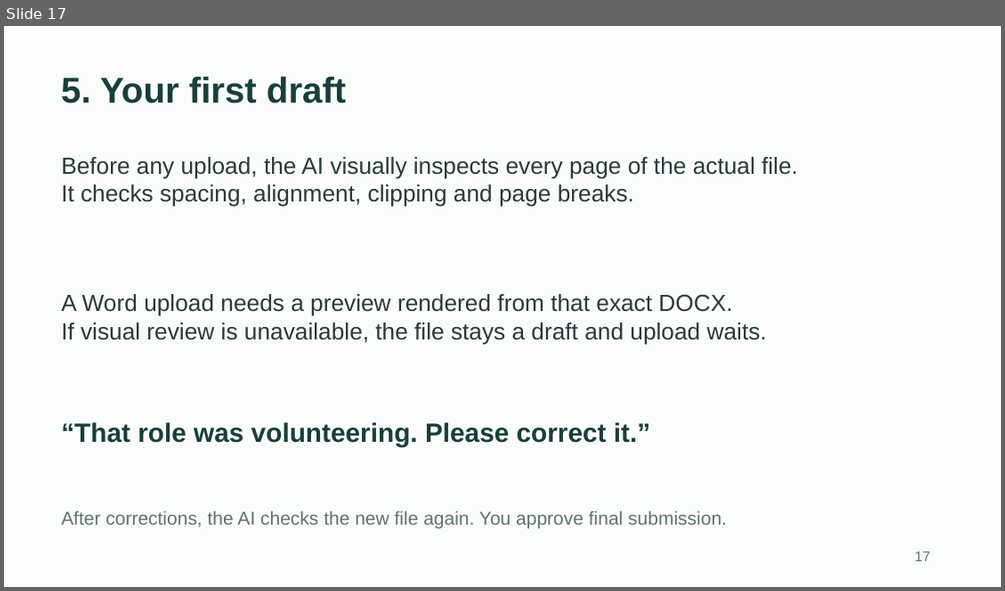
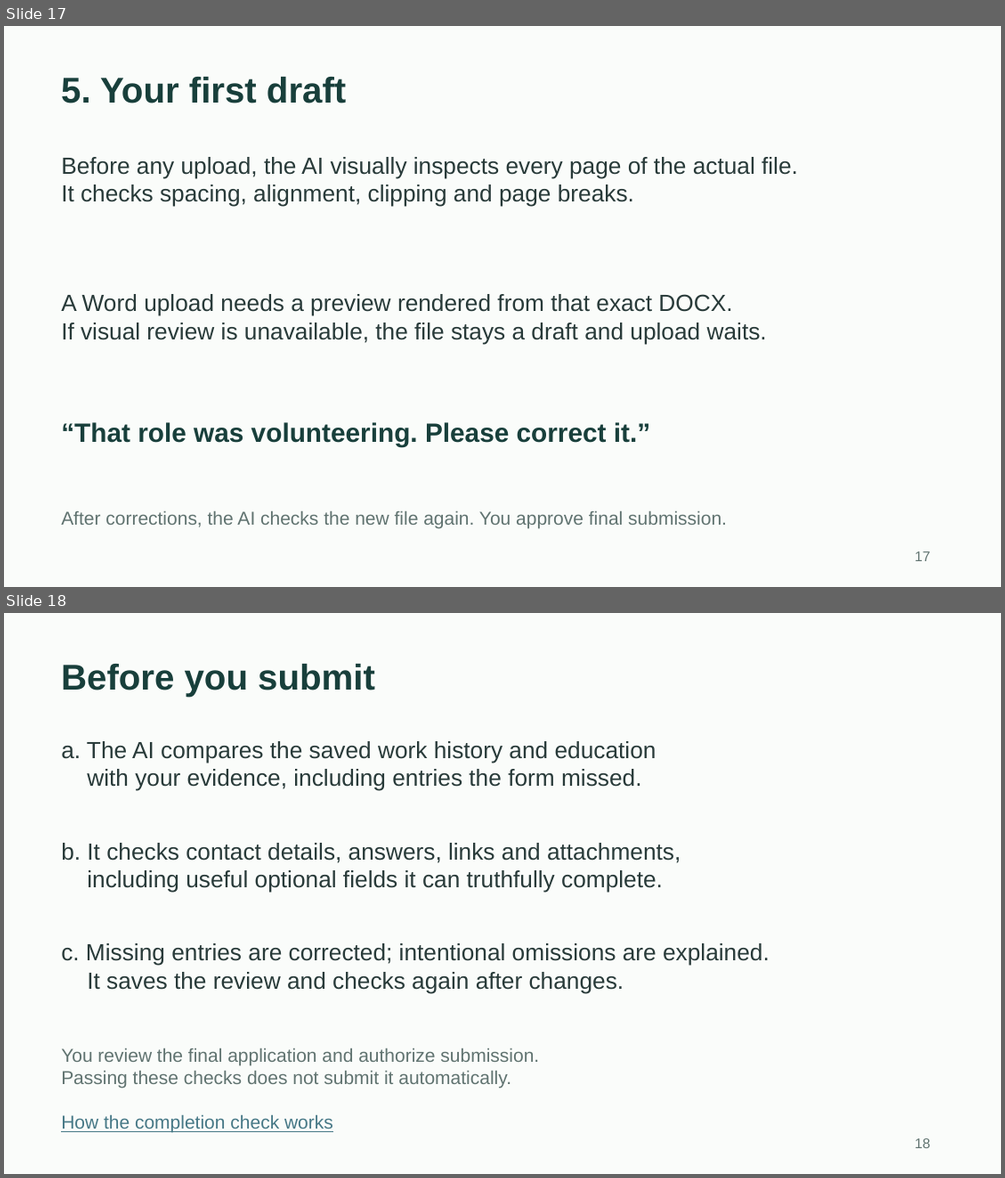
Before and after one commit to toughdave/job-search, a slide deck: docs/job-search-guide.pptx. Shown one above the other, each under a label of ours: slide 17 before the commit, slides 17 and 18 after it. The pictures are 1005x591 and 1005x1178 pixels, drawn with LibreOffice and Linux fonts; fonts in the diff are those of the drawing. Boxes give left, top, right and bottom in pixels: in the first picture for what was removed or moved away, otherwise in the second. Text is boxed around its words. In the diff, an @@ line names an element or a change of style, - is before the commit and + after.

Commit message:
Require saved-form completion checks before application readiness

```diff
--- a/docs/job-search-guide.pptx
+++ b/docs/job-search-guide.pptx
@@ slide 18 added at bbox=[4, 613, 1001, 1174], background #FAFCFA @@
@@ text added at bbox=[61, 664, 375, 697], 34.5 pt, text #183F3B, bold @@
+Before you submit
@@ text added at bbox=[61, 741, 656, 791], 22.5 pt, text #283A39 @@
+a. The AI compares the saved work history and education
+with your evidence, including entries the form missed.
@@ text added at bbox=[61, 843, 680, 892], 22.5 pt, text #283A39 @@
+b. It checks contact details, answers, links and attachments,
+including useful optional fields it can truthfully complete.
@@ text added at bbox=[61, 943, 769, 994], 22.5 pt, text #283A39 @@
+c. Missing entries are corrected; intentional omissions are explained.
+It saves the review and checks again after changes.
@@ text added at bbox=[61, 1048, 539, 1088], 18 pt, text #607370 @@
+You review the final application and authorize submission.
+Passing these checks does not submit it automatically.
@@ text added at bbox=[61, 1115, 333, 1133], 18 pt, text #467886, underline @@
+How the completion check works
@@ text added at bbox=[914, 1138, 930, 1148], 13.5 pt, text #607370 @@
+18
```
Also in this commit, not shown: 3 slides changed, 11 other files.
